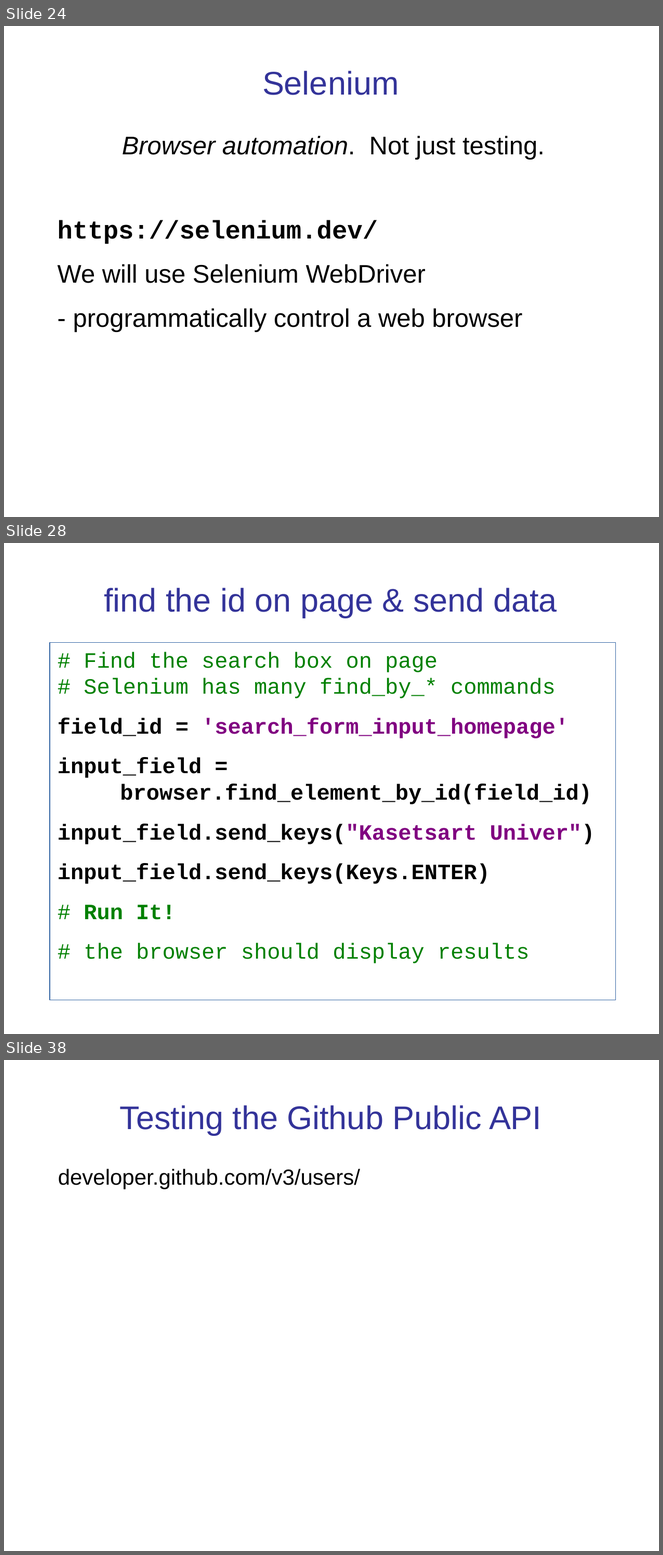
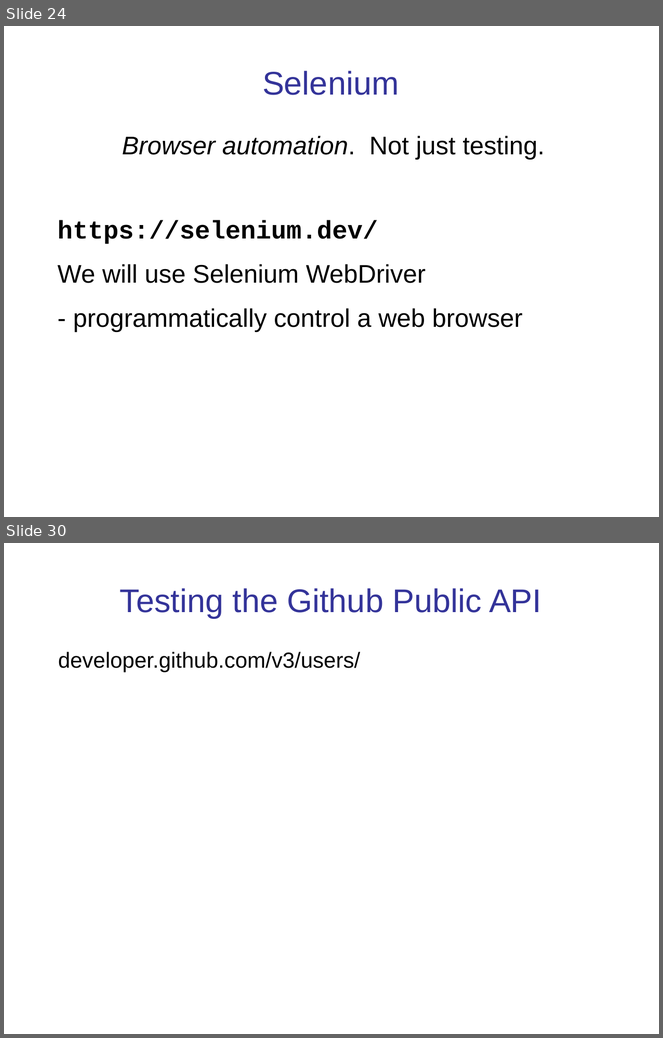
Before and after one commit to cpske/ISP, a slide deck: testing/WebTesting.ppt. Shown one above the other, each under a label of ours: slides 24, 28 and 38 before the commit, slides 24 and 30 after it; the slides between them are not shown. The pictures are 663x1555 and 663x1038 pixels, drawn with LibreOffice and Linux fonts; fonts in the diff are those of the drawing. Boxes give left, top, right and bottom in pixels: in the first picture for what was removed or moved away, otherwise in the second. Text is boxed around its words. In the diff, an @@ line names an element or a change of style, - is before the commit and + after.

Commit message:
Separate selenium practice into separate file

```diff
--- a/testing/WebTesting.ppt
+++ b/testing/WebTesting.ppt
@@ slide 28 removed at (x1=4, y1=543, x2=659, y2=1034), background #FFFFFF @@
@@ title removed at (x1=104, y1=588, x2=557, y2=618) @@
-find the id on page & send data
@@ text removed at (x1=50, y1=643, x2=616, y2=1000) @@
-# Find the search box on page
-# Selenium has many find_by_* commands
-field_id = 'search_form_input_homepage'
-input_field =
-browser.find_element_by_id(field_id)
-input_field.send_keys("Kasetsart Univer")
-input_field.send_keys(Keys.ENTER)
-# Run It!
-# the browser should display results
@@ what was slide 38 is now slide 30 @@
```
Also in this commit, not shown: 8 slides changed, 3 slides added, 10 other slides removed, 5 other files.
